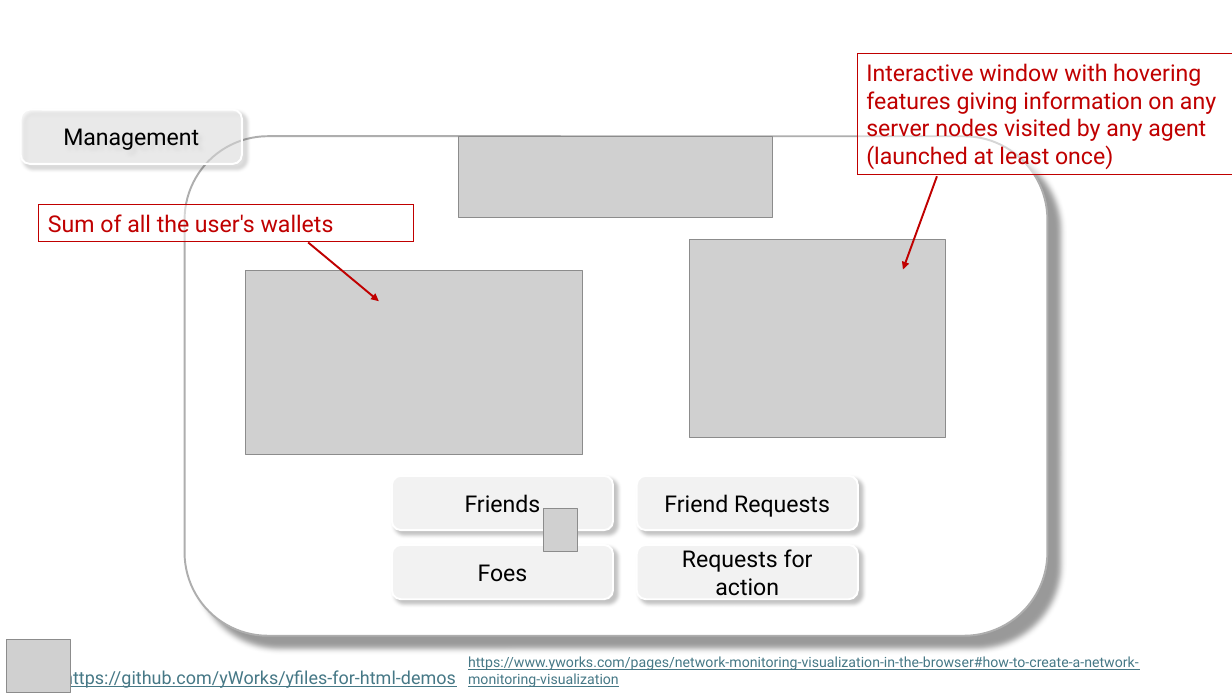
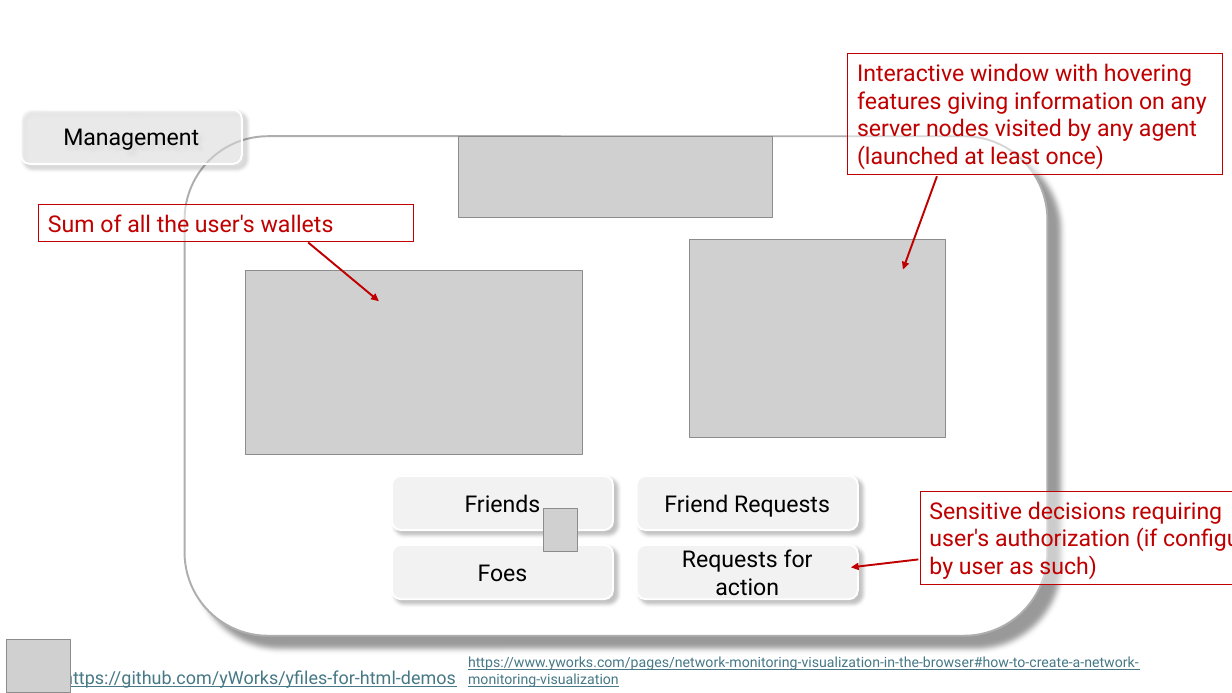
Before and after one commit to Summoner-Network/frontend-planning, a slide deck: slide 14 of ref/v1/Summoner_app.pptx (slide 11 before the commit). Drawn at 1232x693 pixels with LibreOffice and Linux fonts; fonts in the diff are those of the drawing; grey boxes stand for pictures. Boxes give left, top, right and bottom in pixels: in the first picture for what was removed or moved away, otherwise in the second. Text is boxed around its words. In the diff, an @@ line names an element or a change of style, - is before the commit and + after.

Commit message:
updated pptx

```diff
--- a/ref/v1/Summoner_app.pptx
+++ b/ref/v1/Summoner_app.pptx
@@ rectangle "Interactive window with hovering features ...": place and size @@
-rectangle "Interactive window with hovering features ..." at box(858, 54, 1232, 175)
+rectangle "Interactive window with hovering features ..." at box(848, 54, 1224, 175)
@@ rectangle added at box(921, 492, 1232, 585), fill #FFFFFF at 50% opacity, outline #C00000 0.75 pt, 18 pt, text #C00000 @@
+Sensitive decisions requiring user's authorization (if configured by user as such)
@@ arrow added from (919, 559) to (851, 567), #C00000 1.5 pt @@
```
Also in this commit, not shown: 10 slides added.
